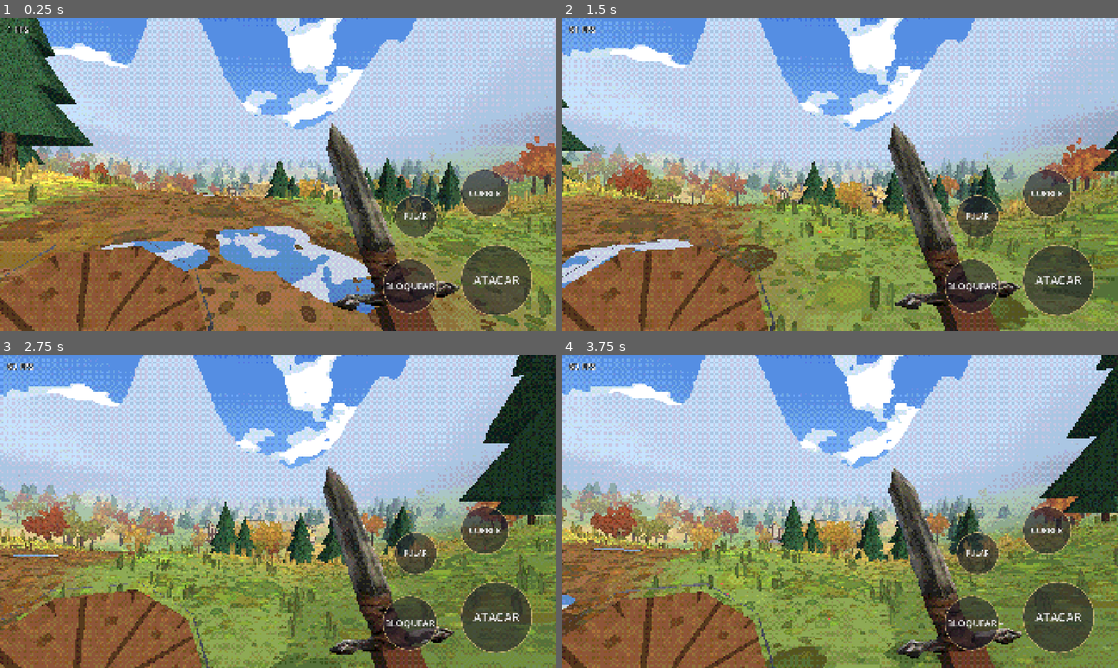
Above: before the commit, frames 1-4 (two rows, left to right).
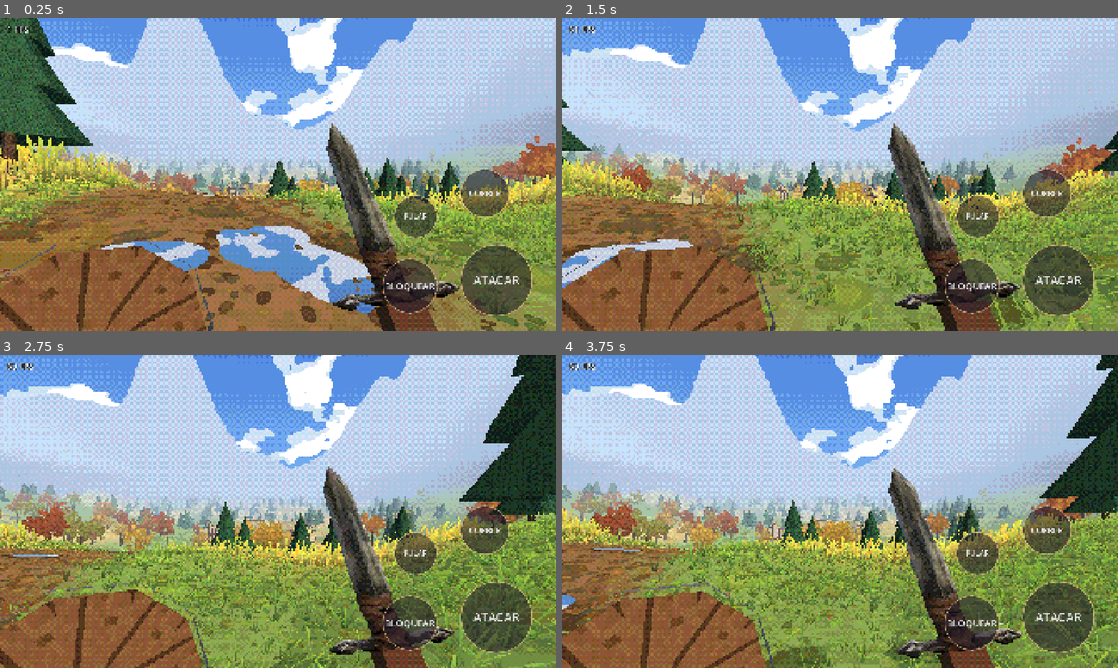
Above: after the commit, the same moments.

Repository: rhfazeredo-ops/Dallarian
Game: Godot game, scene res://cenas/mundo.tscn
Two runs of this game, one before a commit and one after it. Both use one fixed random seed, a clock stepped at 60 frames per second and the inputs below.
Inputs (mouse positions are in pixels of both pictures, inside the frame that each line leads up to):
- Up to frame 1 (0.25 s): no input
- Up to frame 2 (1.5 s): tap Enter at 0.5 s; move the mouse to (962, 158) at 0.52 s; hold Right (ui_right) 0.53-1.25 s; hold Shift 0.53-1.25 s; click (962, 158) at 0.67 s; tap Space at 0.77 s; drag from (728, 190) to (812, 237) at 1.27 s
- Up to frame 3 (2.75 s): move the mouse to (333, 442) at 2.02 s; hold Right (ui_right) from 2.03 s (still down); hold Shift from 2.03 s (still down)
- Up to frame 4 (3.75 s): release Right (ui_right) at 2.75 s; release Shift at 2.75 s; drag from (812, 574) to (673, 464) at 2.77 s; move the mouse to (1006, 558) at 3.52 s; hold Left (ui_left) from 3.53 s (still down); hold Shift from 3.53 s (still down)

The runs differ from the first frame. In frame 1, 7.5% of the frame differs, in the area x 0-100%, y 37-96%; in frame 2, 11%; in frame 3, 12%, in the area x 0-100%, y 50-100%; in frame 4, 12%.

Commit message:
Grama de verdade: tufos de folhas finas e curvadas
- Malha de tufo (folhas finas que afinam na ponta, inclinadas e curvadas), base escura e ponta clara.
- Vento em rajadas que atravessam o campo + tremida; a grama se abre quando o jogador passa.
- Trigo: tufos mais altos e dourados com espiga na ponta.
- Montada em volta do jogador: perto (até 20 m) densa, longe (até 50 m) espaçada e com menos folhas.
- Falhas de terra no meio da grama; beira da estrada irregular; sem grama nas encostas de pedra.

Co-Authored-By: Claude Opus 5.5 <noreply@anthropic.com>
Claude-Session: https://claude.ai/code/session_01WFSuYSG1mTsBiEAWeNGYj8

Diff:
--- /dev/null
+++ b/godot/scripts/grama.gd
@@ -0,0 +1,124 @@
+# Grama de verdade: tufos de folhas finas e curvadas (shaders/grama.gdshader), montados em volta do jogador
+# enquanto ele anda (blocos com sorteio fixo, poucos por quadro), como o chão de splats.
+#  - perto (até ~24 m): tufos densos e finos
+#  - longe (até ~55 m): tufos mais espaçados e um pouco maiores (de longe parecem iguais)
+# Trigo: tufos mais altos, dourados, com espiga mais grossa na ponta.
+extends Node3D
+class_name Grama
+
+var m
+var mat: ShaderMaterial
+var malhas := {}
+var camadas := [
+	{ "bloco": 8, "raio": 20.0, "dens": 5.0, "esc": 1.0, "malha": "perto", "ativos": {} },
+	{ "bloco": 16, "raio": 50.0, "dens": 0.8, "esc": 1.4, "malha": "longe", "ativos": {} },
+]
+
+func montar(mundo) -> void:
+	m = mundo
+	mat = ShaderMaterial.new(); mat.shader = load("res://shaders/grama.gdshader")
+	mat.set_shader_parameter("neblina", m.NEBLINA)
+	# folhas por tufo: perto mais folhas finas; longe menos folhas, um pouco mais largas
+	malhas = { "perto": [_malha_tufo(7, 0.016, false, 1), _malha_tufo(5, 0.013, true, 2)],
+		"longe": [_malha_tufo(4, 0.024, false, 3), _malha_tufo(4, 0.02, true, 4)] }
+
+# um tufo: folhas finas saindo do mesmo ponto, cada uma inclinada e curvada para um lado
+func _malha_tufo(n: int, larg: float, trigo: bool, seed: int) -> ArrayMesh:
+	var rng := RandomNumberGenerator.new(); rng.seed = seed
+	var st := SurfaceTool.new(); st.begin(Mesh.PRIMITIVE_TRIANGLES)
+	for i in n:
+		var ang := TAU * i / n + rng.randf_range(-0.4, 0.4)
+		var dirc := Vector3(cos(ang), 0, sin(ang))
+		var lado := Vector3(-dirc.z, 0, dirc.x)
+		var alt := rng.randf_range(0.55, 1.0)
+		var incl := rng.randf_range(0.12, 0.38) * (0.4 if trigo else 1.0)
+		var base := dirc * rng.randf_range(0.0, 0.05)
+		# 4 alturas: largura afina até a ponta; curva cresce com a altura
+		var pts := []
+		for j in 3:
+			var t := j / 2.0
+			var c := base + dirc * incl * alt * t * t * 1.6 + Vector3(0, alt * t, 0)
+			var w := larg * (1.0 - t * 0.85)
+			if trigo and j == 2: w = larg * 1.6               # espiga
+			pts.append([c - lado * w, c + lado * w, t])
+		for j in 2:
+			var a: Array = pts[j]; var b: Array = pts[j + 1]
+			var quad := [a[0], a[1], b[1], b[0]]
+			var uvs := [Vector2(0, a[2]), Vector2(1, a[2]), Vector2(1, b[2]), Vector2(0, b[2])]
+			for q in [0, 1, 2, 0, 2, 3]:
+				st.set_normal(Vector3.UP); st.set_uv(uvs[q]); st.set_color(Color.WHITE); st.add_vertex(quad[q])
+		# ponta fina (triângulo)
+		var ul: Array = pts[2]
+		var tip: Vector3 = (ul[0] + ul[1]) * 0.5 + dirc * incl * alt * 0.25 + Vector3(0, alt * (0.12 if trigo else 0.08), 0)
+		for v in [[ul[0], Vector2(0, 1)], [ul[1], Vector2(1, 1)], [tip, Vector2(0.5, 1)]]:
+			st.set_normal(Vector3.UP); st.set_uv(v[1]); st.set_color(Color.WHITE); st.add_vertex(v[0])
+	return st.commit()
+
+var _primeira := true
+func _process(_d: float) -> void:
+	if m == null or m.jogador == null: return
+	var jp: Vector3 = m.jogador.global_position
+	mat.set_shader_parameter("jogador", jp)
+	var p := Vector2(jp.x, jp.z)
+	var orcamento := 1000000 if _primeira else 2
+	_primeira = false
+	for c in camadas:
+		var b: int = c.bloco; var r: float = c.raio
+		var faltam := []
+		for j in range(int(floor((p.y - r) / b)), int(floor((p.y + r) / b)) + 1):
+			for i in range(int(floor((p.x - r) / b)), int(floor((p.x + r) / b)) + 1):
+				var centro := Vector2((i + 0.5) * b, (j + 0.5) * b)
+				if centro.distance_to(p) > r + b * 0.7: continue
+				var k := Vector2i(i, j)
+				if not c.ativos.has(k): faltam.append([centro.distance_to(p), k])
+		faltam.sort_custom(func(a, bb): return a[0] < bb[0])
+		for f in faltam:
+			if orcamento <= 0: break
+			c.ativos[f[1]] = _bloco(c, f[1]); orcamento -= 1
+		for k in c.ativos.keys():
+			var centro := Vector2((k.x + 0.5) * b, (k.y + 0.5) * b)
+			if centro.distance_to(p) > r + b * 1.5:
+				for n in c.ativos[k]: n.queue_free()
+				c.ativos.erase(k)
+
+func _bloco(c: Dictionary, k: Vector2i) -> Array:
+	var rng := RandomNumberGenerator.new(); rng.seed = hash([k.x, k.y, c.bloco, 5])
+	var b: int = c.bloco
+	var verde := []; var trigo := []
+	for n in int(b * b * c.dens):
+		var x := k.x * b + rng.randf() * b; var z := k.y * b + rng.randf() * b
+		var p := Vector2(x, z); var r := p.length()
+		if r > 108.0 or r < 16.5: continue
+		var de: float = m._dist_estrada(p)
+		if de < 2.2 + rng.randf() * 0.8: continue                 # beira da estrada irregular
+		var h: float = m.altura_malha(x, z)
+		if h > 26.0: continue
+		var nrm: Vector3 = m.normal_malha(x, z)
+		if nrm.y < 0.8: continue                                   # encosta de pedra: sem grama
+		var cor: Color = m.cor_chao(x, z, h, nrm.y)
+		var eh_trigo := cor.r > 0.66
+		# falhas: em alguns lugares a grama some (manchas de terra)
+		if not eh_trigo and m._ruido.get_noise_2d(x * 2.3, z * 2.3) < -0.35: continue
+		var alt: float = rng.randf_range(0.28, 0.5) * c.esc
+		var larg: float = rng.randf_range(0.8, 1.25) * c.esc
+		if eh_trigo: alt = rng.randf_range(0.75, 1.0) * c.esc
+		var t := Transform3D(Basis(Vector3.UP, rng.randf() * TAU).scaled(Vector3(larg, alt, larg)), Vector3(x, h - 0.03, z))
+		var tons := [Color(1.0, 1.0, 1.0), Color(0.9, 1.05, 0.85), Color(1.1, 1.05, 0.8), Color(0.85, 0.95, 1.0)]
+		var tom: Color = tons[rng.randi() % tons.size()]
+		var cc := Color(cor.r * tom.r, cor.g * tom.g, cor.b * tom.b) * rng.randf_range(0.9, 1.1)
+		if not eh_trigo: cc = cc.lerp(Color(0.42, 0.6, 0.24), 0.35)    # grama um pouco mais verde e viva
+		(trigo if eh_trigo else verde).append([t, cc])
+	var nos := []
+	var ms: Array = malhas[c.malha]
+	if not verde.is_empty(): nos.append(_multimesh(ms[0], verde))
+	if not trigo.is_empty(): nos.append(_multimesh(ms[1], trigo))
+	return nos
+
+func _multimesh(malha: ArrayMesh, itens: Array) -> MultiMeshInstance3D:
+	var mm := MultiMesh.new(); mm.transform_format = MultiMesh.TRANSFORM_3D; mm.use_colors = true; mm.mesh = malha
+	mm.instance_count = itens.size()
+	for i in itens.size():
+		mm.set_instance_transform(i, itens[i][0]); mm.set_instance_color(i, itens[i][1])
+	var mi := MultiMeshInstance3D.new(); mi.multimesh = mm; mi.material_override = mat
+	mi.cast_shadow = GeometryInstance3D.SHADOW_CASTING_SETTING_OFF
+	add_child(mi); return mi
--- a/godot/scripts/mundo.gd
+++ b/godot/scripts/mundo.gd
@@ -31,7 +31,7 @@
 	_vila()
 	var chao := ChaoSplat.new(); raiz.add_child(chao); chao.montar(self)
 	_arvores()
-	_grama()
+	var grama := Grama.new(); raiz.add_child(grama); grama.montar(self)
 	jogador = Jogador.new(); raiz.add_child(jogador)
 	jogador.position = Vector3(10, altura(10, 74) + 0.2, 74)
 	jogador.rotation.y = deg_to_rad(8)
--- /dev/null
+++ b/godot/shaders/grama.gdshader
@@ -0,0 +1,41 @@
+// Grama de verdade: tufos de folhas finas (malha), cada folha mais escura na base e clara na ponta,
+// curvada, balançando com o vento (mais na ponta) e se abrindo quando o jogador passa.
+shader_type spatial;
+render_mode unshaded, cull_disabled;
+uniform vec3 neblina : source_color = vec3(0.74, 0.83, 0.94);
+uniform float neb_ini = 30.0;
+uniform float neb_fim = 190.0;
+uniform vec3 jogador = vec3(0.0, -100.0, 0.0);
+uniform float vento = 1.0;
+global uniform float relampago;
+varying vec3 cor;
+varying float nb;
+float hash(vec2 p) { return fract(sin(dot(p, vec2(127.1, 311.7))) * 43758.5453); }
+float noise(vec2 p) { vec2 i = floor(p), f = fract(p); f = f * f * (3.0 - 2.0 * f);
+  return mix(mix(hash(i), hash(i + vec2(1, 0)), f.x), mix(hash(i + vec2(0, 1)), hash(i + vec2(1, 1)), f.x), f.y); }
+void vertex() {
+  vec3 w = (MODEL_MATRIX * vec4(VERTEX, 1.0)).xyz;
+  vec3 raiz = MODEL_MATRIX[3].xyz;
+  float h = UV.y;                       // 0 na base, 1 na ponta
+  float k = h * h;
+  // vento: rajadas que atravessam o campo + tremida rápida
+  float raj = noise(raiz.xz * 0.12 + vec2(TIME * 0.35, TIME * 0.2));
+  float tre = sin(TIME * 4.0 + raiz.x * 3.1 + raiz.z * 2.7 + UV.x * 2.0);
+  w.xz += vec2(0.8, 0.45) * (raj * 0.32 + tre * 0.03) * k * vento * length(MODEL_MATRIX[1].xyz);
+  // abre caminho para o jogador
+  vec2 d = raiz.xz - jogador.xz;
+  float dist = length(d);
+  float empurra = (1.0 - smoothstep(0.2, 0.9, dist)) * step(abs(raiz.y - jogador.y), 1.5);
+  w.xz += normalize(d + vec2(0.001)) * empurra * 0.4 * k * length(MODEL_MATRIX[1].xyz);
+  w.y -= empurra * 0.25 * k * length(MODEL_MATRIX[1].xyz);
+  vec4 vp = VIEW_MATRIX * vec4(w, 1.0);
+  POSITION = PROJECTION_MATRIX * vp;
+  nb = clamp((length(vp.xyz) - neb_ini) / (neb_fim - neb_ini), 0.0, 1.0);
+  // cor: base escura (sombra entre as folhas), ponta clara e quente
+  vec3 c = COLOR.rgb * mix(0.48, 1.18, pow(h, 0.8));
+  c = mix(c, c * vec3(1.08, 1.06, 0.86), smoothstep(0.75, 1.0, h));
+  cor = c * (1.0 + raj * 0.12) * (1.0 + relampago * 0.7);
+}
+void fragment() {
+  ALBEDO = mix(cor, neblina * (1.0 + relampago * 0.8), nb);
+}
Not shown, added: godot/scripts/grama.gd.uid
Not shown, added: godot/shaders/grama.gdshader.uid
